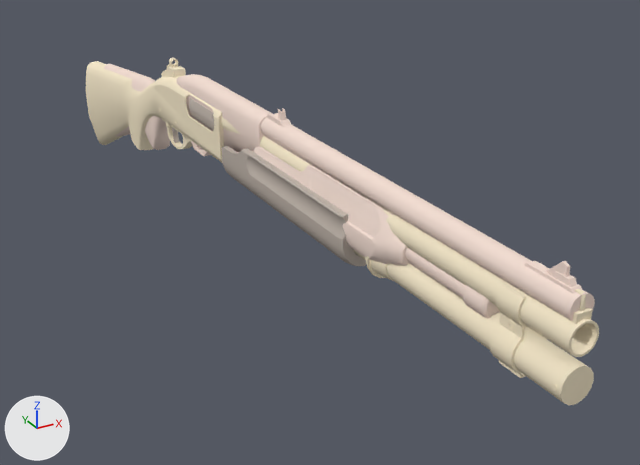
Before and after pictures for a commit that changed the Blender file fucker nuts/870 decompiled/w_870/w_870.blend.
Rendered twice from a 50 mm lens placed at (-13.5, -37.8, 14.0), pointed at (2.8, -8.1, -0.9). Lighting does not change. The marker at lower left points along +X, +Y and +Z.

Objects in the first picture: '870', 'w_bekas'.
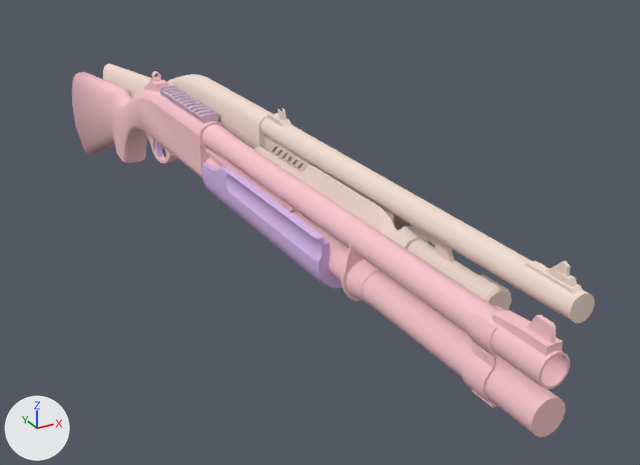
Changed parts and their boxes (x1, y1, x2, y2) in the pictures (640 x 465 px):
'w_870', added (pink): after (72, 71, 570, 437)
    faces in mat_receiver_001 (pink #f9c8ce): (72, 71, 570, 437)
    faces in mat_pump_001 (purple #dbbaed): (156, 142, 342, 288)
'870', deleted: before (86, 58, 599, 405)
    faces in mat_receiver (beige #f5e8cb): (86, 58, 599, 405)
    faces in mat_pump (grey #beb3aa): (172, 98, 367, 266)
'v_super90_reference.001', added: after (158, 85, 220, 124)

Patch to the scene script:
```diff
--- a/fucker nuts/870 decompiled/w_870/w_870.blend.py
+++ b/fucker nuts/870 decompiled/w_870/w_870.blend.py
@@ mat_super90 @@
+mat_super90 = diffuse_material('super90')
+mat_super90.base_color = (0.676, 0.5, 0.635)  # light grey #d7bcd1
@@ mat_receiver_001 @@
+mat_receiver_001 = diffuse_material('receiver.001')
+mat_receiver_001.base_color = (0.951, 0.578, 0.62)  # pink #f9c8ce
@@ mat_pump_001 @@
+mat_pump_001 = diffuse_material('pump.001')
+mat_pump_001.base_color = (0.708, 0.49, 0.847)  # purple #dbbaed
@@ me_v_super90_reference_001 @@
+me_v_super90_reference_001.from_pydata(...)  # 106 vertices, 138 faces; spans x -1.19..-0.4, y -5.75..-0.63, z 3.71..4.13
+me_v_super90_reference_001.materials.append(mat_super90)  # light grey #d7bcd1
@@ me_870_001 @@
+me_870_001.from_pydata(...)  # 1348 vertices, 2537 faces; spans x -1.7..0.1, y -25.6..14.5, z -3.5..4.5
+# faces by material slot: [1905, 632]
+me_870_001.materials.append(mat_receiver_001)  # pink #f9c8ce
+me_870_001.materials.append(mat_pump_001)  # purple #dbbaed
@@ ob_870 @@
-ob_870 = bpy.data.objects.new('870', me_870)
-ob_870.location = (0.0, 0.0, 0.0)
@@ ob_v_super90_reference_001 @@
+ob_v_super90_reference_001 = bpy.data.objects.new('v_super90_reference.001', me_v_super90_reference_001)
+ob_v_super90_reference_001.location = (0.0, 0.0, 0.0)
@@ ob_w_870 @@
+ob_w_870 = bpy.data.objects.new('w_870', me_870_001)
+ob_w_870.location = (0.0, 0.0, 0.0)
```
